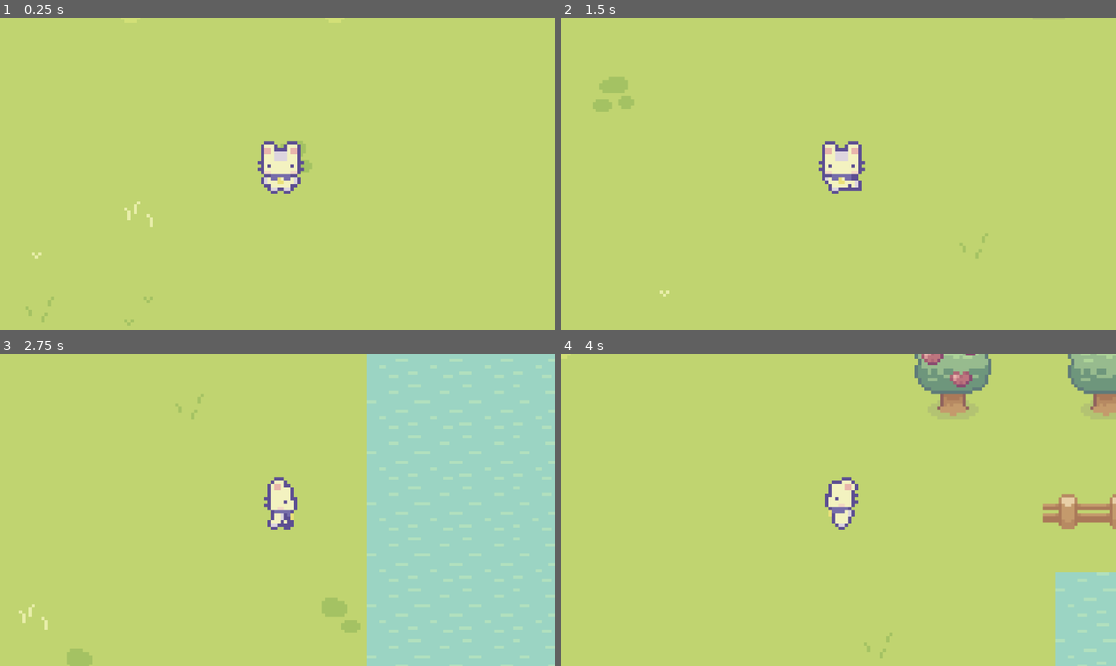
Above: before the commit, frames 1-4 (two rows, left to right).
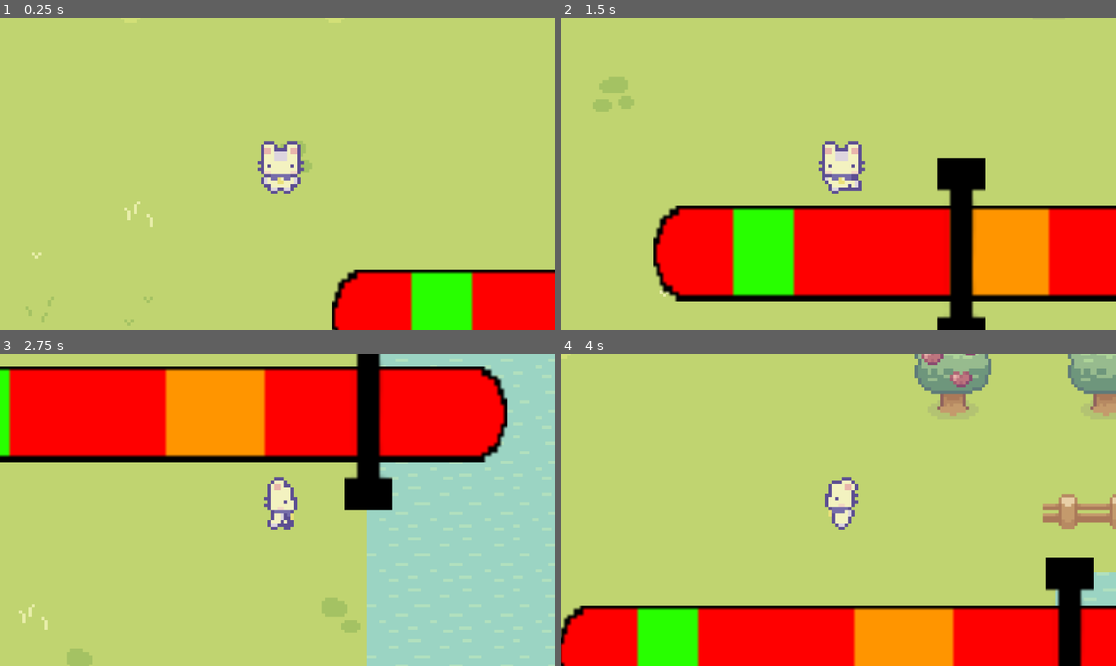
Above: after the commit, the same moments.

Repository: johnf008/Campfire-Project-One
Game: Godot game, scene res://main.tscn
Two runs of this game, one before a commit and one after it. Both use one fixed random seed, a clock stepped at 60 frames per second and the inputs below.
Inputs:
- Up to frame 1 (0.25 s): no input
- Up to frame 2 (1.5 s): tap Enter (ui_accept) at 0.5, 0.77 s; hold D (right) 0.53-1.28 s; tap Alt at 0.6 s; hold S (down) from 1.28 s (still down); tap Shift at 1.35 s
- Up to frame 3 (2.75 s): tap Enter (ui_accept) at 1.52 s; release S (down) at 2.03 s; hold D (right) from 2.03 s (still down); tap Alt at 2.1 s
- Up to frame 4 (4 s): release D (right) at 2.78 s; hold Space (up) 2.78-3.53 s; tap Shift at 2.85 s; tap Enter (ui_accept) at 3.02, 3.77 s; hold A (left) from 3.53 s (still down); tap Alt at 3.6 s

The runs differ from the first frame. In frame 1, 7.7% of the frame differs, in the area x 59-100%, y 80-100%; in frame 2, 27%; in frame 3, 29%, in the area x 0-92%, y 0-51%; in frame 4, 20%.

Commit message:
ok it works but i want it to go back and forth

Diff:
--- /dev/null
+++ b/game.gd
@@ -0,0 +1,23 @@
+extends Node2D
+
+@export var event_bar: TextureRect
+
+
+func _on_event_bar_fail() -> void:
+	print("Bro you failed")
+	_reset()
+
+func _on_event_bar_green_done() -> void:
+	print("Did it land on green?")
+	_reset()
+
+func _on_event_bar_orange_done() -> void:
+	print("Did it land on orange?")
+	_reset()
+
+func _on_event_bar_regular_done() -> void:
+	print("Did it land on regular")
+	_reset()
+func _reset():
+	await get_tree().create_timer(1).timeout
+	event_bar.reset()
--- a/main.tscn
+++ b/main.tscn
@@ -1,12 +1,14 @@
 [gd_scene format=4 uid="uid://jeiclmbox3ay"]
 
 [ext_resource type="Script" uid="uid://cqkesqvp828ge" path="res://character_body_2d.gd" id="1_h2yge"]
+[ext_resource type="Script" uid="uid://d3t6tkjpfbhed" path="res://game.gd" id="1_kek77"]
 [ext_resource type="Texture2D" uid="uid://cq7dusruopfyh" path="res://Tilesets/Grass.png" id="3_h2yge"]
 [ext_resource type="Texture2D" uid="uid://bxx7rtmrojedg" path="res://Tilesets/Water.png" id="4_lquwl"]
 [ext_resource type="Texture2D" uid="uid://dep2flwcvbqkg" path="res://Objects/Basic Grass Biom things 1.png" id="5_7mycd"]
 [ext_resource type="Texture2D" uid="uid://da6qc6ilq5b1m" path="res://Tilesets/Fences.png" id="6_7mycd"]
 [ext_resource type="Texture2D" uid="uid://dmaf735jwunbg" path="res://Basic Charakter Spritesheet.png" id="6_272bh"]
 [ext_resource type="Script" uid="uid://cymypqy7e81nk" path="res://sprite_2d.gd" id="7_272bh"]
+[ext_resource type="PackedScene" uid="uid://cyyv4335bhakk" path="res://event_bar.tscn" id="9_4c57u"]
 
 [sub_resource type="TileSetAtlasSource" id="TileSetAtlasSource_1bvp3"]
 texture = ExtResource("3_h2yge")
@@ -302,8 +304,10 @@
 
 [node name="Main" type="Node" unique_id=377954640]
 
-[node name="Game" type="Node2D" parent="." unique_id=412768746]
+[node name="Game" type="Node2D" parent="." unique_id=412768746 node_paths=PackedStringArray("event_bar")]
 y_sort_enabled = true
+script = ExtResource("1_kek77")
+event_bar = NodePath("EventBar")
 
 [node name="TileMapLayer" type="TileMapLayer" parent="Game" unique_id=1463063455]
 texture_filter = 1
@@ -371,5 +375,15 @@
 position = Vector2(677, 422)
 shape = SubResource("RectangleShape2D_272bh")
 
+[node name="EventBar" parent="Game" unique_id=1056787209 instance=ExtResource("9_4c57u")]
+offset_left = 424.0
+offset_top = 372.0
+offset_right = 624.0
+offset_bottom = 402.0
+
 [connection signal="body_entered" from="Game/Area2D" to="Game/CharacterBody2D" method="_on_area_2d_body_entered"]
 [connection signal="body_exited" from="Game/Area2D" to="Game/CharacterBody2D" method="_on_area_2d_body_exited"]
+[connection signal="fail" from="Game/EventBar" to="Game" method="_on_event_bar_fail"]
+[connection signal="green_done" from="Game/EventBar" to="Game" method="_on_event_bar_green_done"]
+[connection signal="orange_done" from="Game/EventBar" to="Game" method="_on_event_bar_orange_done"]
+[connection signal="regular_done" from="Game/EventBar" to="Game" method="_on_event_bar_regular_done"]
Not shown, added: game.gd.uid
